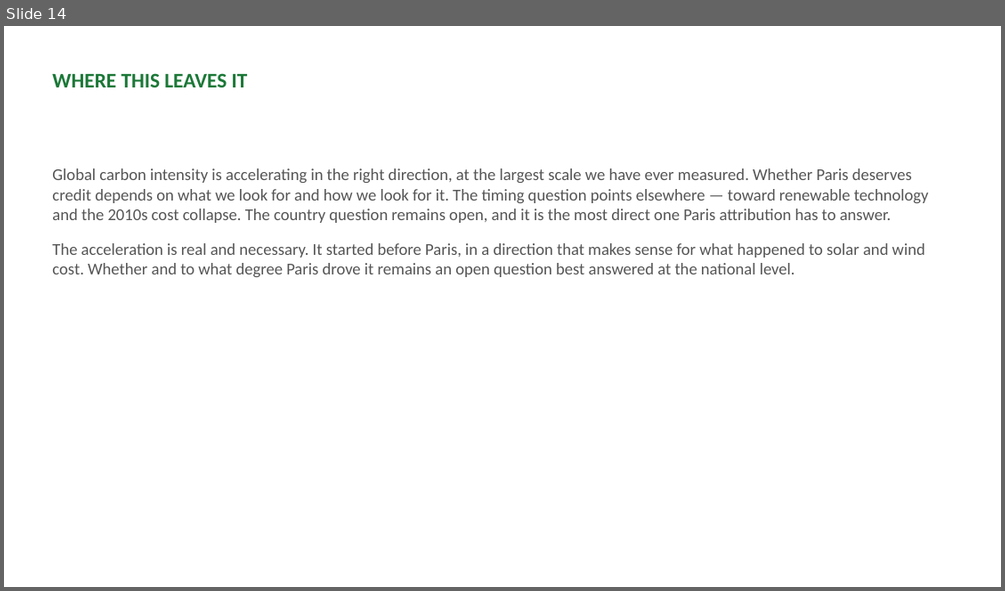
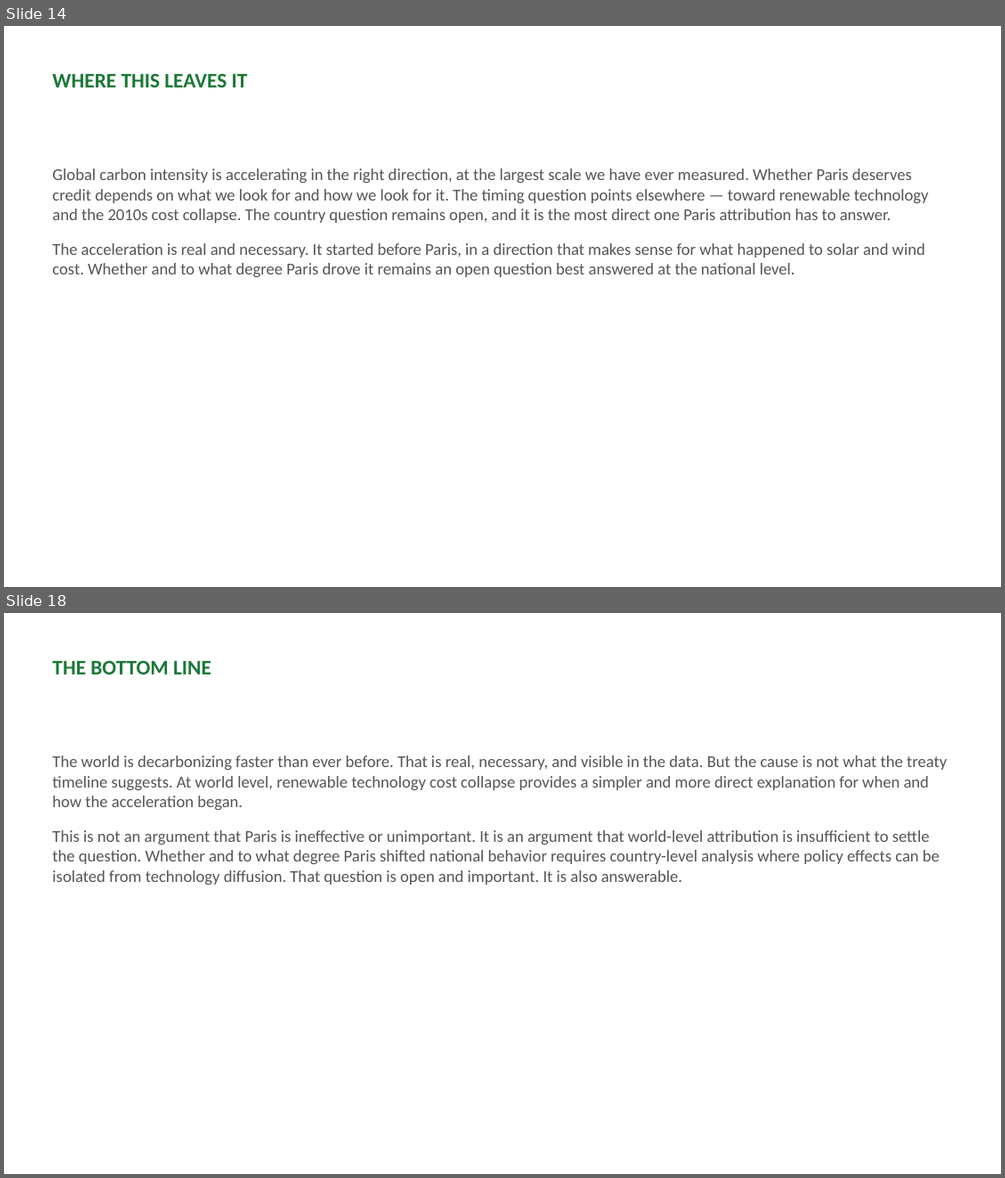
Before and after one commit to cwejnert/HDI-Happiness, a slide deck: carbon_breakpoints_takeaway_figures/paris_at_ten_narrative_deck.pptx. Shown one above the other, each under a label of ours: slide 14 before the commit, slides 14 and 18 after it; the slides between them are not shown. The pictures are 1005x591 and 1005x1178 pixels, drawn with LibreOffice and Linux fonts; fonts in the diff are those of the drawing. Boxes give left, top, right and bottom in pixels: in the first picture for what was removed or moved away, otherwise in the second. Text is boxed around its words. In the diff, an @@ line names an element or a change of style, - is before the commit and + after.

```diff
--- a/carbon_breakpoints_takeaway_figures/paris_at_ten_narrative_deck.pptx
+++ b/carbon_breakpoints_takeaway_figures/paris_at_ten_narrative_deck.pptx
@@ slide 18 added at [4,613,1001,1174], background #FFFFFF @@
@@ text added at [52,660,211,674], 20 pt, text #1B7837, bold @@
+THE BOTTOM LINE
@@ text added at [52,755,947,884], 16 pt, text #555555 @@
+The world is decarbonizing faster than ever before. That is real, necessary, and visible in the data. But the cause is not what the treaty timeline suggests. At world level, renewable technology cost collapse provides a simpler and more direct explanation for when and how the acceleration began.
+This is not an argument that Paris is ineffective or unimportant. It is an argument that world-level attribution is insufficient to settle the question. Whether and to what degree Paris shifted national behavior requires country-level analysis where policy effects can be isolated from technology diffusion. That question is open and important. It is also answerable.
```
Also in this commit, not shown: 3 other slides added, 1 other file.
